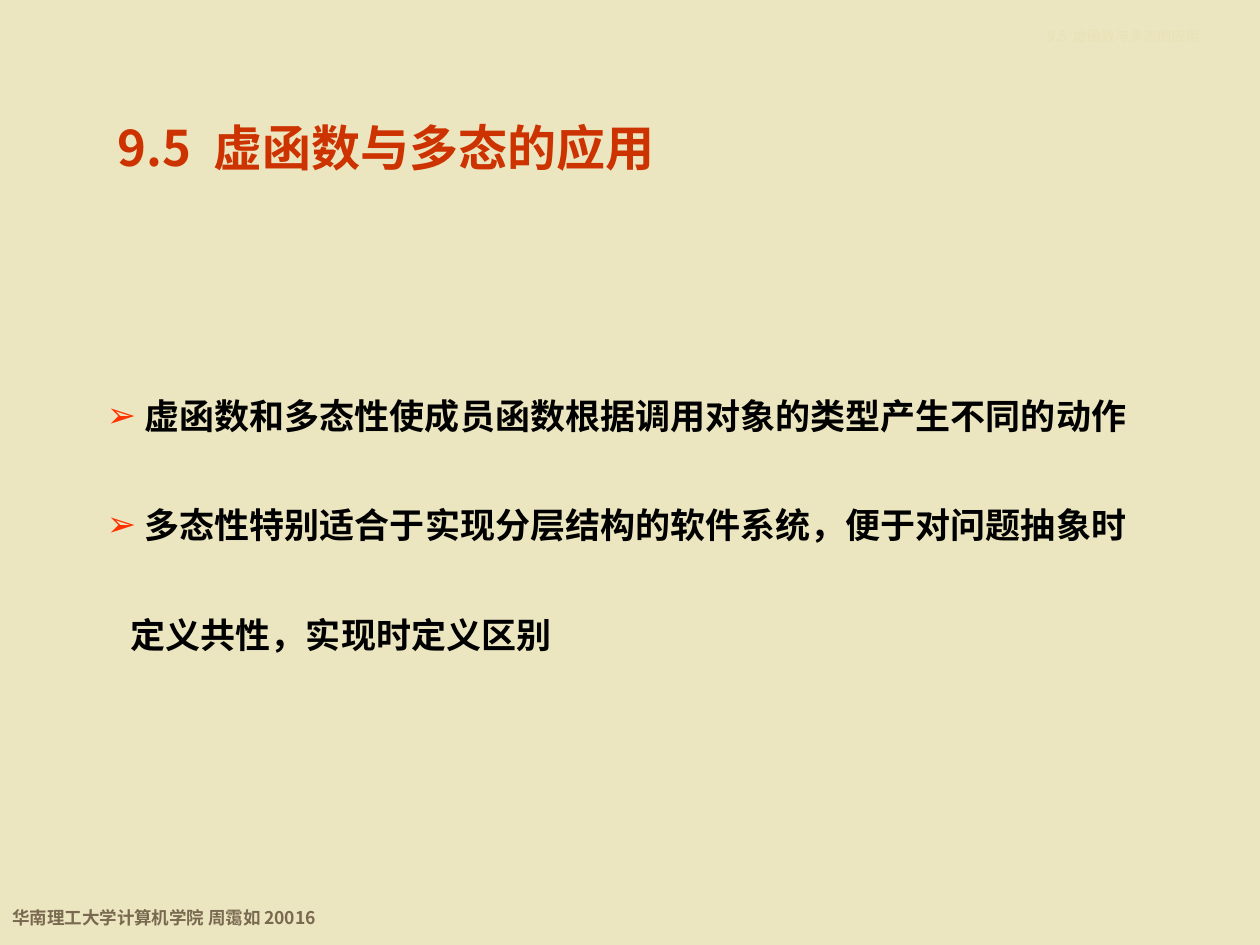
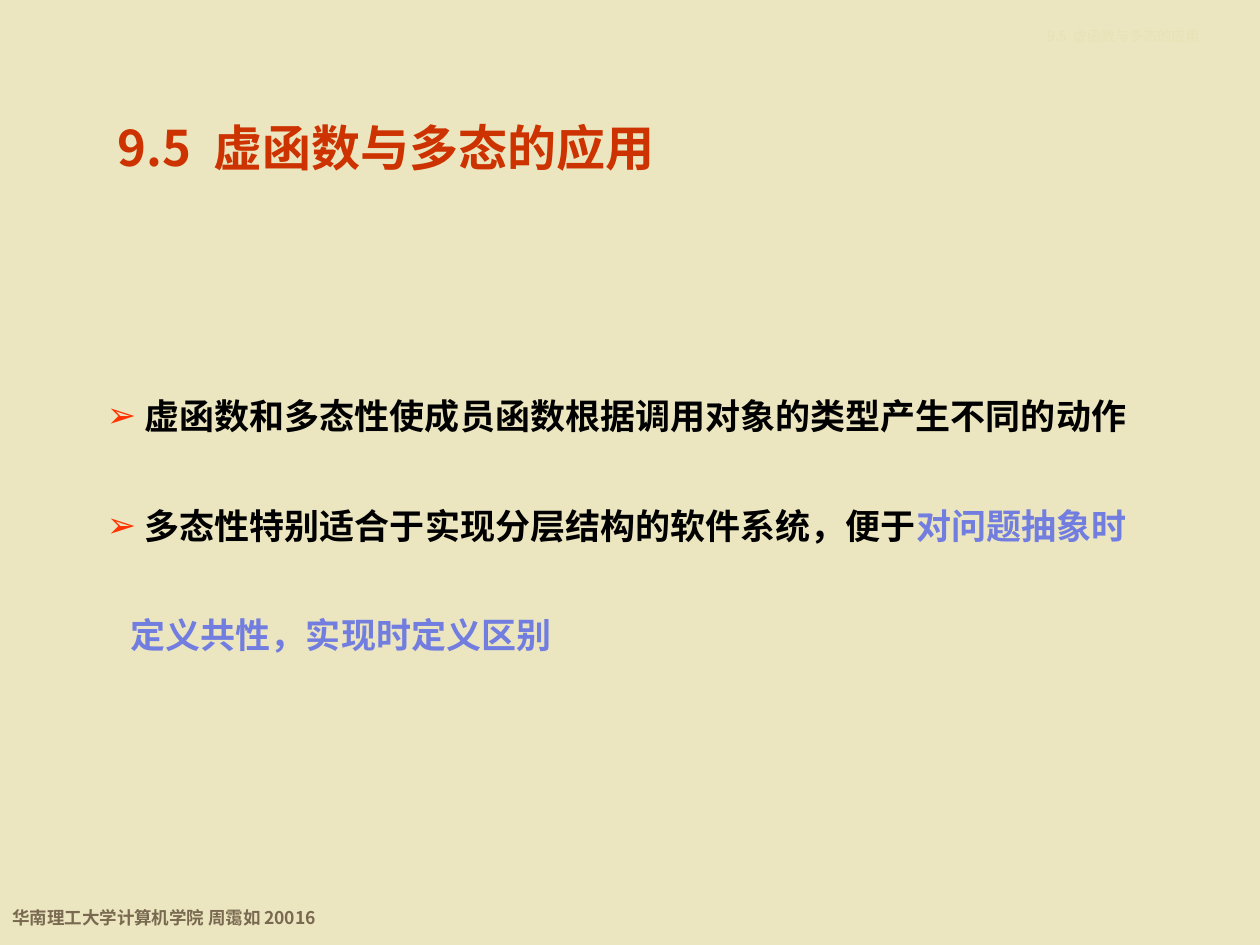
Before and after one commit to wwuhn/wwuhn.github.io, a slide deck: slide 82 of bookspcClassic/C++程序设计基础（第5版）周霭如/9-虚函数与多态性.pptx. Drawn at 1260x945 pixels with LibreOffice and Linux fonts; fonts in the diff are those of the drawing; background and template pictures are left out. Boxes give left, top, right and bottom in pixels: in the first picture for what was removed or moved away, otherwise in the second. Text is boxed around its words. In the diff, an @@ line names an element or a change of style, - is before the commit and + after.

```diff
--- a/bookspcClassic/C++程序设计基础（第5版）周霭如/9-虚函数与多态性.pptx
+++ b/bookspcClassic/C++程序设计基础（第5版）周霭如/9-虚函数与多态性.pptx
@@ text at <box>131,509,1127,653</box>: text colour #000000 to #727DE0 in "多态性特别适合于实现分层结构的软件系统，便于对问题抽象时", "定义共性，实现时定义区别" @@
```
Also in this commit, not shown: 4 other slides changed.
